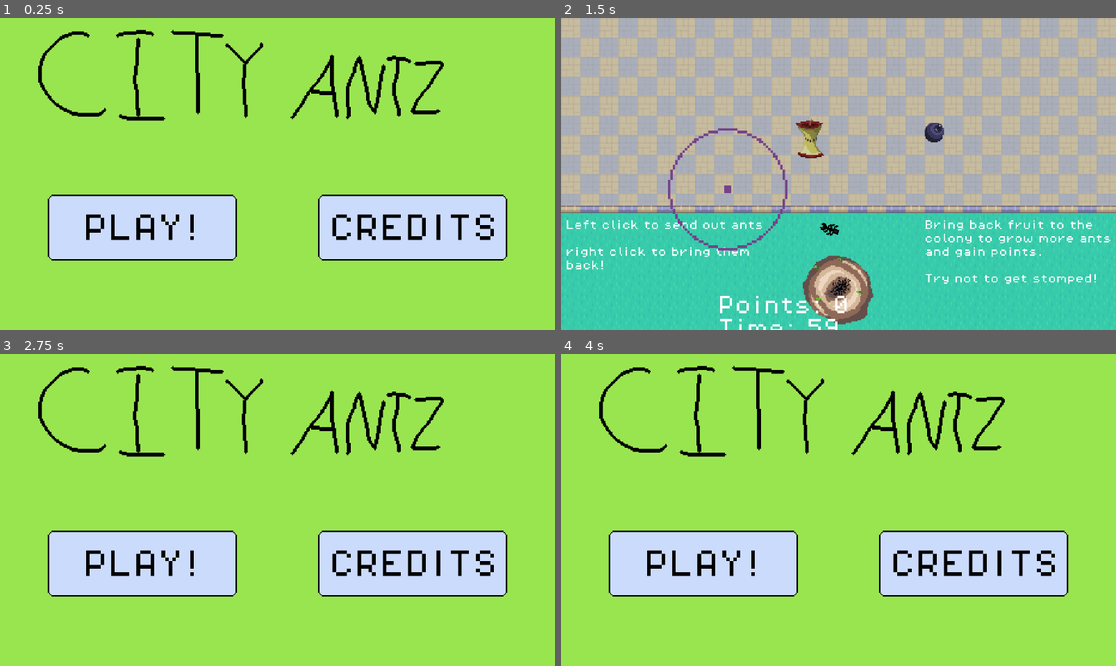
Above: before the commit, frames 1-4 (two rows, left to right).
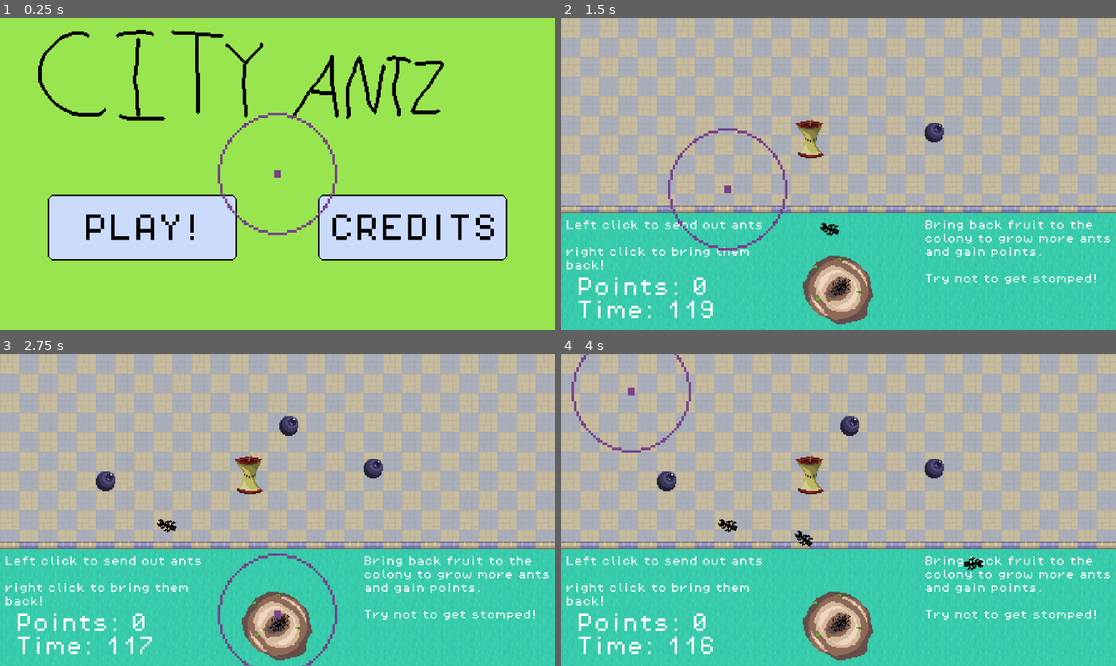
Above: after the commit, the same moments.

Repository: kiankiko9999/KDS-Ants
Game: Godot game, scene res://Scenes/MainMenu.tscn
Two runs of this game, one before a commit and one after it. Both use one fixed random seed, a clock stepped at 60 frames per second and the inputs below. Sound files missing from this copy of the repository are replaced by a short silence.
Inputs (mouse positions are in pixels of both pictures, inside the frame that each line leads up to):
- Up to frame 1 (0.25 s): no input
- Up to frame 2 (1.5 s): tap Enter at 0.5, 1.25 s; move the mouse to (705, 227) at 0.52 s; click (705, 227) at 0.67 s; move the mouse to (727, 189) at 1.27 s; click (727, 189) at 1.42 s
- Up to frame 3 (2.75 s): tap Enter at 2 s; move the mouse to (277, 612) at 2.02 s; click (277, 612) at 2.17 s
- Up to frame 4 (4 s): tap Enter at 2.75, 3.5 s; move the mouse to (971, 563) at 2.77 s; click (971, 563) at 2.92 s; move the mouse to (633, 391) at 3.52 s; click (633, 391) at 3.67 s

The runs differ from the first frame. In frame 1, 0.6% of the frame differs, in the area x 39-61%, y 30-70%; in frame 2, 1.3%; in frame 3, 100%, in the area x 0-100%, y 0-100%; in frame 4, 100%.
Error before the commit: Cannot call method 'change_scene_to_file' on a null value. (res://Scripts/ant_controller.gd:56)

Commit message:
City Antz 1.0

Diff:
--- a/kds-project-1/Scenes/MainMenu.tscn
+++ b/kds-project-1/Scenes/MainMenu.tscn
@@ -1,9 +1,10 @@
 [gd_scene format=3 uid="uid://cbaenreei5q7n"]
 
 [ext_resource type="Texture2D" uid="uid://64w6r8eto8u6" path="res://Assets/Sprites/City Ants Main Menu.png" id="1_853f1"]
-[ext_resource type="Script" path="res://main_menu.gd" id="2_8saeu"]
+[ext_resource type="Script" uid="uid://cik7jnua5y7vk" path="res://main_menu.gd" id="2_8saeu"]
 [ext_resource type="PackedScene" uid="uid://drebd6j1to7yo" path="res://Scenes/BaseScene.tscn" id="3_8saeu"]
-[ext_resource type="PackedScene" path="res://Scenes/credits.tscn" id="4_ghw46"]
+[ext_resource type="PackedScene" uid="uid://cmnil1rvw8rti" path="res://Scenes/credits.tscn" id="4_ghw46"]
+[ext_resource type="PackedScene" uid="uid://csnionl4rdsj4" path="res://Scenes/MouseReticle.tscn" id="5_df05h"]
 
 [sub_resource type="RectangleShape2D" id="RectangleShape2D_ofydm"]
 size = Vector2(158, 54)
@@ -32,3 +33,5 @@
 offset = Vector2(0, 256)
 anchor_mode = 0
 zoom = Vector2(2.483, 2.532)
+
+[node name="MouseReticle" parent="." unique_id=1345839306 instance=ExtResource("5_df05h")]
--- a/kds-project-1/Scenes/ant_controller.tscn
+++ b/kds-project-1/Scenes/ant_controller.tscn
@@ -2,6 +2,7 @@
 
 [ext_resource type="Script" uid="uid://bns1ahqkmll3o" path="res://Scripts/ant_controller.gd" id="1_jgng7"]
 [ext_resource type="PackedScene" uid="uid://gr4yngnvfrpr" path="res://Scenes/ant.tscn" id="2_fpjnh"]
+[ext_resource type="PackedScene" uid="uid://fd8bk357wqf5" path="res://Scenes/game_over.tscn" id="2_mbg7k"]
 [ext_resource type="Script" uid="uid://7w4faboarsdr" path="res://Scripts/area_2d.gd" id="3_mbg7k"]
 [ext_resource type="Texture2D" uid="uid://bprj5w4xm7d6t" path="res://Assets/Sprites/AntHill.png" id="4_tc12g"]
 [ext_resource type="FontFile" uid="uid://dybupmd1l8lot" path="res://Assets/fonts/PixelOperator8.ttf" id="5_fpjnh"]
@@ -15,6 +16,7 @@
 ant_scene = ExtResource("2_fpjnh")
 nest_position = Vector2(232, -30)
 recall_radius = 50.0
+game_over = ExtResource("2_mbg7k")
 
 [node name="Area2D" type="Area2D" parent="." unique_id=1797619927]
 collision_mask = 7
@@ -29,10 +31,10 @@
 shape = SubResource("CircleShape2D_4ksr6")
 
 [node name="Label" type="Label" parent="." unique_id=315904870]
-offset_left = -101.0
-offset_top = 42.0
-offset_right = -61.0
-offset_bottom = 65.0
+offset_left = -219.0
+offset_top = 27.0
+offset_right = -179.0
+offset_bottom = 50.0
 theme_override_fonts/font = ExtResource("5_fpjnh")
 script = ExtResource("6_mbg7k")
 
--- /dev/null
+++ b/kds-project-1/Scenes/audio_stream_player_2d.tscn
@@ -0,0 +1,8 @@
+[gd_scene format=3 uid="uid://bl8dp8nd4c0n7"]
+
+[ext_resource type="AudioStream" uid="uid://co2qqloa6twqj" path="res://Assets/Audio/02. Lively City.mp3" id="1_kajln"]
+
+[node name="AudioStreamPlayer2D" type="AudioStreamPlayer2D" unique_id=1078375521]
+stream = ExtResource("1_kajln")
+autoplay = true
+bus = &"Music"
--- a/kds-project-1/Scenes/credits.tscn
+++ b/kds-project-1/Scenes/credits.tscn
@@ -3,6 +3,7 @@
 [ext_resource type="Texture2D" uid="uid://sg1q0p58k7wi" path="res://Assets/Sprites/Credits Screen.png" id="1_r18jl"]
 [ext_resource type="Script" uid="uid://6y60xhp1e7tm" path="res://Scripts/Credits.gd" id="2_gryuy"]
 [ext_resource type="FontFile" uid="uid://dybupmd1l8lot" path="res://Assets/fonts/PixelOperator8.ttf" id="3_ccovl"]
+[ext_resource type="PackedScene" uid="uid://csnionl4rdsj4" path="res://Scenes/MouseReticle.tscn" id="4_1bamb"]
 
 [sub_resource type="RectangleShape2D" id="RectangleShape2D_gryuy"]
 size = Vector2(220, 57)
@@ -62,3 +63,5 @@
 
 https://ci.itch.io/arcade-sound-effects-pack"
 autowrap_mode = 2
+
+[node name="MouseReticle" parent="." unique_id=1345839306 instance=ExtResource("4_1bamb")]
--- a/kds-project-1/Scenes/game_over.tscn
+++ b/kds-project-1/Scenes/game_over.tscn
@@ -1,7 +1,9 @@
-[gd_scene format=3 uid="uid://18kywlp8asir"]
+[gd_scene format=3 uid="uid://fd8bk357wqf5"]
 
 [ext_resource type="Texture2D" uid="uid://duymmpngjc0gc" path="res://Assets/Sprites/Game Over.png" id="1_8fo1c"]
 [ext_resource type="Script" uid="uid://6y60xhp1e7tm" path="res://Scripts/Credits.gd" id="2_ek8ke"]
+[ext_resource type="PackedScene" uid="uid://csnionl4rdsj4" path="res://Scenes/MouseReticle.tscn" id="3_ek8ke"]
+[ext_resource type="FontFile" uid="uid://dybupmd1l8lot" path="res://Assets/fonts/PixelOperator8.ttf" id="4_eoghk"]
 
 [sub_resource type="RectangleShape2D" id="RectangleShape2D_gryuy"]
 size = Vector2(220, 57)
@@ -22,3 +24,15 @@
 offset = Vector2(0, 256)
 anchor_mode = 0
 zoom = Vector2(2.483, 2.532)
+
+[node name="MouseReticle" parent="." unique_id=1345839306 instance=ExtResource("3_ek8ke")]
+
+[node name="PointsLabel" type="Label" parent="." unique_id=189904391]
+offset_left = 144.0
+offset_top = 123.0
+offset_right = 337.0
+offset_bottom = 177.0
+theme_override_colors/font_color = Color(0.011764706, 0.011764706, 0.011764706, 1)
+theme_override_fonts/font = ExtResource("4_eoghk")
+theme_override_font_sizes/font_size = 24
+autowrap_mode = 2
--- a/kds-project-1/Scripts/Credits.gd
+++ b/kds-project-1/Scripts/Credits.gd
@@ -2,6 +2,7 @@
 
 func _ready():
 	$Back.input_event.connect(_on_back_clicked)
+	$PointsLabel.text = "Points: " + str(GameData.points)
 
 func _on_back_clicked(viewport, event, shape_idx):
 	if event is InputEventMouseButton and event.pressed:
--- a/kds-project-1/Scripts/Fruit.gd
+++ b/kds-project-1/Scripts/Fruit.gd
@@ -13,10 +13,11 @@
 var controller = null
 
 func _ready():
-	despawn()
+	size = weight
 	attached_ants.resize(weight)
 	attached_ants.fill(null)
-	size = weight
+	call_deferred("despawn")
+
 
 func _on_body_entered(body):
 	if body.has_method("check_weight"):
@@ -100,7 +101,11 @@
 	ant.attached_fruit = null
 
 func despawn():
+	if not is_inside_tree():
+		await tree_entered
 	await get_tree().create_timer(12.0).timeout
+	if not is_inside_tree():
+		return
 	if weight == size:
 		queue_free()
 	else:
--- /dev/null
+++ b/kds-project-1/Scripts/GameData.gd
@@ -0,0 +1,3 @@
+extends Node
+
+var points: int = 0
--- a/kds-project-1/Scripts/ant_controller.gd
+++ b/kds-project-1/Scripts/ant_controller.gd
@@ -3,15 +3,28 @@
 @export var ant_scene: PackedScene
 @export var nest_position: Vector2 = Vector2(400, 300)  # Set this to your nest location
 @export var recall_radius: float = 80.0  # Right-click recall range
-
+@export var game_over: PackedScene
+@onready var timer = $Label/Timer
+var game_over_triggered = false
 var ants_in_nest: int = 10  # Starting ants in the nest
 var points: int = 0
 
+func _process(delta):
+	if not is_inside_tree():
+		return
+	if ants_in_nest <= 0 and _no_ants_outside():
+		gameover()
+	if timer.time_left < 0:
+		gameover()
+
+func _no_ants_outside() -> bool:
+	for ant in get_parent().get_children():
+		if ant.has_method("return_to_nest"):
+			return false
+	return true
 
 func _ready():
-	gameover()
 	print("Ants in nest: ", ants_in_nest)
-
 func _input(event: InputEvent):
 	if event is InputEventMouseButton and event.pressed:
 		var click_pos = get_global_mouse_position()
@@ -48,11 +61,12 @@
 	print("Ant returned! Ants in nest: ", ants_in_nest)
 
 func gameover():
-	await get_tree().create_timer(1.0).timeout
-	for ant in get_parent().get_children():
-		if ant.has_method("return_to_nest"):
-			gameover()
-		else:
-			get_tree().change_scene_to_file("res://Scenes/game_over.tscn")
+	if game_over_triggered:
+		return
+	if not is_inside_tree():
+		return
+	game_over_triggered = true
+	GameData.points = points
+	get_tree().change_scene_to_file("res://Scenes/game_over.tscn")
 func _on_area_2d_body_entered(body: Node2D) -> void:
 	pass # Replace with function body.
--- a/kds-project-1/Scripts/instructions.gd
+++ b/kds-project-1/Scripts/instructions.gd
@@ -2,8 +2,8 @@
 
 
 # Called when the node enters the scene tree for the first time.
-func _ready() -> void:
-	disappear()
+func _process(delta):
+	call_deferred("disappear")
 
 func disappear():
 	await get_tree().create_timer(10.0).timeout
--- a/kds-project-1/Scripts/label.gd
+++ b/kds-project-1/Scripts/label.gd
@@ -3,7 +3,7 @@
 @onready var timer = $Timer
 @onready var antController = get_parent()
 
-var time_left: float = 60.0  # Set your countdown time here
+var time_left: float = 120  # Set your countdown time here
 
 
 # Called when the node enters the scene tree for the first time.
@@ -19,6 +19,7 @@
 		time_left = max(time_left, 0.0)  # Prevents going negative
 		update_label()
 	elif time_left == 0:
+		get_parent().gameover()
 		pass
 
 func update_label():
--- /dev/null
+++ b/kds-project-1/default_bus_layout.tres
@@ -0,0 +1,9 @@
+[gd_resource type="AudioBusLayout" format=3 uid="uid://112pwkiyplb7"]
+
+[resource]
+bus/1/name = &"Music"
+bus/1/solo = false
+bus/1/mute = false
+bus/1/bypass_fx = false
+bus/1/volume_db = -8.009033
+bus/1/send = &"Master"
--- a/kds-project-1/project.godot
+++ b/kds-project-1/project.godot
@@ -15,6 +15,15 @@
 config/features=PackedStringArray("4.6", "Forward Plus")
 config/icon="res://icon.svg"
 
+[audio]
+
+buses/default_bus_layout="uid://csoulm6gxo1a1"
+
+[autoload]
+
+GameData="*uid://c10jqoj1xmy3o"
+AudioStreamPlayer2d="*uid://bl8dp8nd4c0n7"
+
 [dotnet]
 
 project/assembly_name="KDS Project 1"
Not shown, added: kds-project-1/Assets/Audio/02. Lively City.mp3.import
Not shown: 1 places in kds-project-1/Scenes/BaseScene.tscn that only renumber resources
Not shown, added: kds-project-1/Scripts/GameData.gd.uid
Not shown, added: kds-project-1/export_presets.cfg
Not shown, added: kds-project-1/Assets/Audio/02. Lively City.mp3
